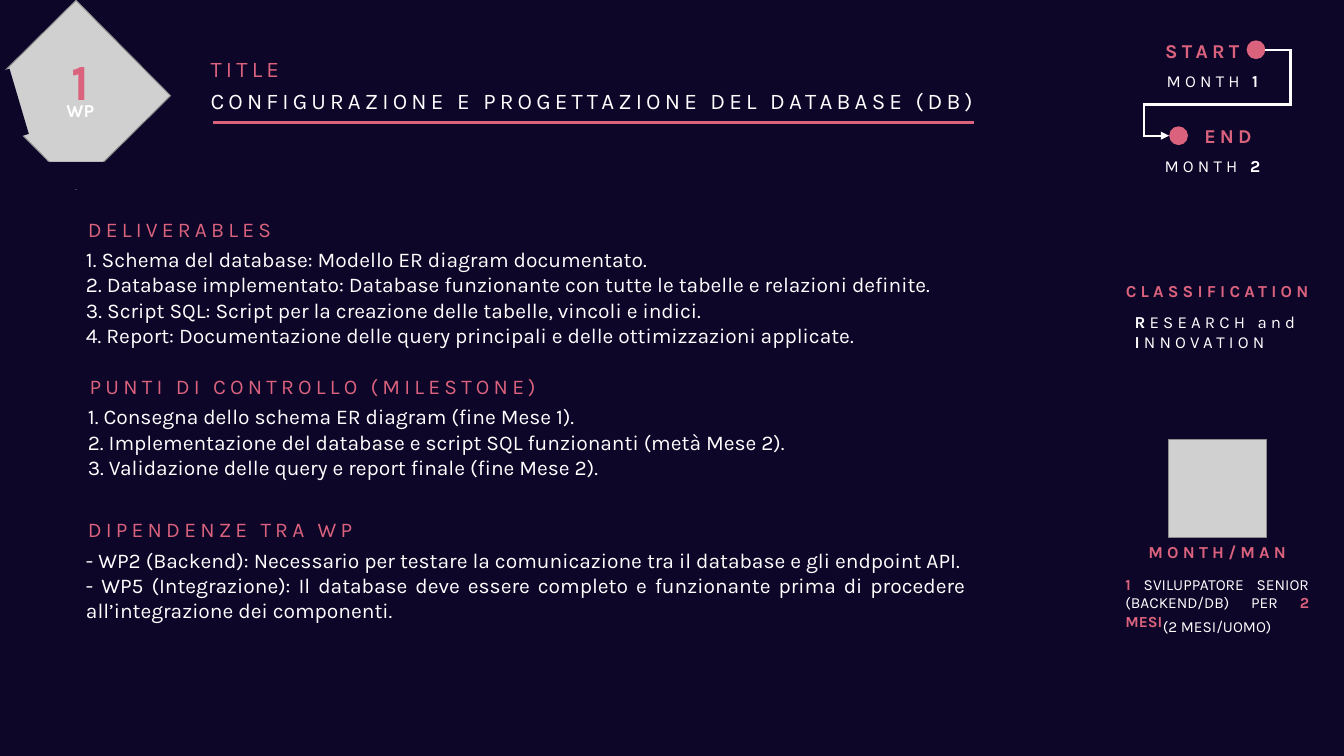
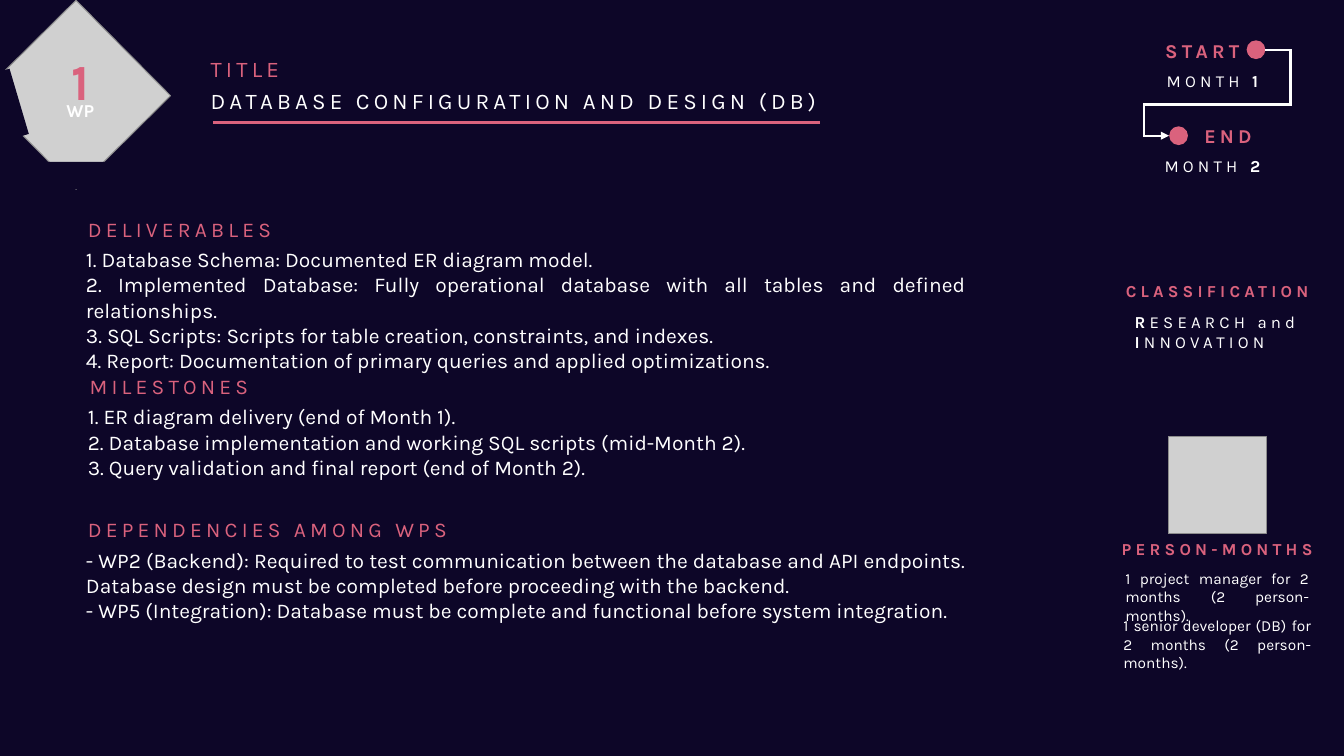
Before and after one commit to GiuseppeSoriano/MoodPilot, a slide deck: slide 29 of Idea/Idea_Presentation.pptx (slide 28 before the commit). Drawn at 1344x756 pixels with LibreOffice and Linux fonts; fonts in the diff are those of the drawing; grey boxes stand for pictures. Boxes give left, top, right and bottom in pixels: in the first picture for what was removed or moved away, otherwise in the second. Text is boxed around its words. In the diff, an @@ line names an element or a change of style, - is before the commit and + after.

```diff
--- a/Idea/Idea_Presentation.pptx
+++ b/Idea/Idea_Presentation.pptx
@@ text at (x1=211, y1=93, x2=816, y2=112): text changed @@
-CONFIGURAZIONE E PROGETTAZIONE DEL DATABASE (DB)
+DATABASE CONFIGURATION AND DESIGN (DB)
@@ line moved from (974, 123) - (213, 123) to (820, 123) - (213, 123) @@
@@ text at (x1=86, y1=252, x2=965, y2=373): text changed @@
-1. Schema del database: Modello ER diagram documentato.
-2. Database implementato: Database funzionante con tutte le tabelle e relazioni definite.
-3. Script SQL: Script per la creazione delle tabelle, vincoli e indici.
-4. Report: Documentazione delle query principali e delle ottimizzazioni applicate.
+1. Database Schema: Documented ER diagram model.
+2. Implemented Database: Fully operational database with all tables and defined relationships.
+3. SQL Scripts: Scripts for table creation, constraints, and indexes.
+4. Report: Documentation of primary queries and applied optimizations.
@@ text at (x1=90, y1=380, x2=248, y2=395): text changed @@
-PUNTI DI CONTROLLO (MILESTONE)
+MILESTONES
@@ text at (x1=88, y1=409, x2=745, y2=480): text changed @@
-1. Consegna dello schema ER diagram (fine Mese 1).
-2. Implementazione del database e script SQL funzionanti (metà Mese 2).
-3. Validazione delle query e report finale (fine Mese 2).
+1. ER diagram delivery (end of Month 1).
+2. Database implementation and working SQL scripts (mid-Month 2).
+3. Query validation and final report (end of Month 2).
@@ text at (x1=88, y1=523, x2=446, y2=538): text changed @@
-DIPENDENZE TRA WP
+DEPENDENCIES AMONG WPS
@@ text at (x1=86, y1=553, x2=965, y2=623): text changed @@
-- WP2 (Backend): Necessario per testare la comunicazione tra il database e gli endpoint API.
-- WP5 (Integrazione): Il database deve essere completo e funzionante prima di procedere all’integrazione dei componenti.
+- WP2 (Backend): Required to test communication between the database and API endpoints. Database design must be completed before proceeding with the backend.
+- WP5 (Integration): Database must be complete and functional before system integration.
@@ text added at (x1=1122, y1=544, x2=1313, y2=555), 12 pt, text #DA627D, bold @@
+PERSON-MONTHS
@@ text removed at (x1=1148, y1=545, x2=1286, y2=560) @@
-MONTH/MAN
@@ text added at (x1=1125, y1=573, x2=1309, y2=626), 11 pt, text #FFFFFF @@
+1 project manager for 2 months (2 person-months).
@@ text at (x1=1123, y1=618, x2=1311, y2=670): text changed @@
-1 SVILUPPATORE SENIOR (BACKEND/DB) PER 2 MESI
+1 senior developer (DB) for 2 months (2 person-months).
@@ text removed at (x1=1163, y1=620, x2=1272, y2=634) @@
-(2 MESI/UOMO)
```
Also in this commit, not shown: 7 other slides changed, 39 slides added, 2 slides removed.
